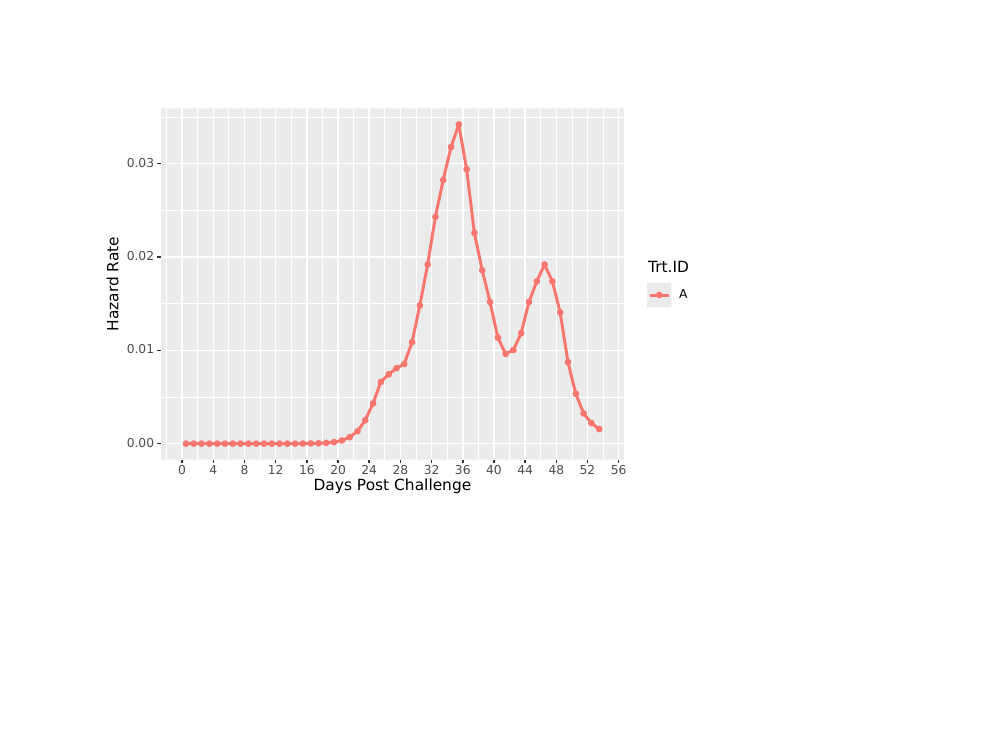
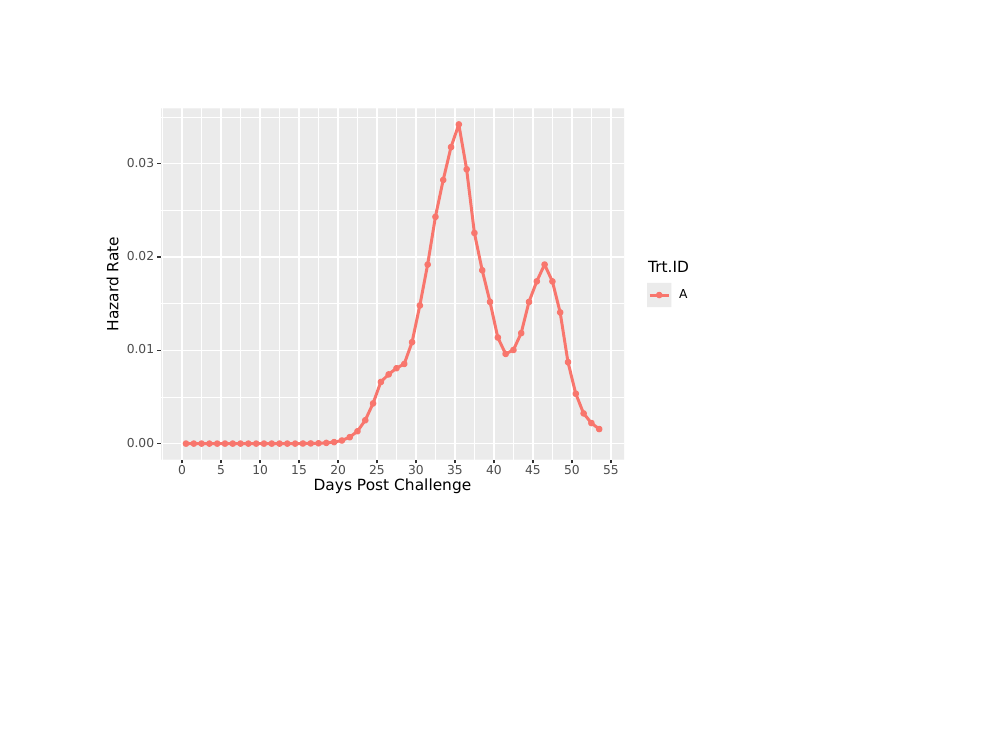
Before and after one commit to sean4andrew/safuncs, a slide deck: slide 1 of reference/ONDA_XX-Hazard-Curve.pptx. Drawn at 1008x756 pixels with LibreOffice and Linux fonts; fonts in the diff are those of the drawing. Boxes give left, top, right and bottom in pixels: in the first picture for what was removed or moved away, otherwise in the second. Text is boxed around its words. In the diff, an @@ line names an element or a change of style, - is before the commit and + after.

```diff
--- a/reference/ONDA_XX-Hazard-Curve.pptx
+++ b/reference/ONDA_XX-Hazard-Curve.pptx
@@ 6 freeform shapes: place and size @@
-6 freeform shapes at box(291, 109, 619, 464)
+6 freeform shapes at box(279, 109, 611, 464)
@@ freeform shape at box(513, 109, 513, 460): outline redrawn @@
@@ 7 freeform shapes: place and size @@
-7 freeform shapes at box(229, 109, 540, 464)
+7 freeform shapes at box(241, 109, 552, 464)
@@ 4 freeform shapes: place and size @@
-4 freeform shapes at box(198, 109, 354, 464)
+4 freeform shapes at box(202, 109, 358, 464)
@@ 5 freeform shapes: place and size @@
-5 freeform shapes at box(166, 109, 479, 464)
+5 freeform shapes at box(162, 109, 475, 464)
@@ 3 freeform shapes: place and size @@
-3 freeform shapes at box(431, 109, 448, 464)
+3 freeform shapes at box(416, 109, 435, 464)
@@ 4 freeform shapes: place and size @@
-4 freeform shapes at box(245, 109, 556, 464)
+4 freeform shapes at box(260, 109, 572, 464)
@@ group added at box(217, 465, 619, 474): 9 texts @@
+5
+10
+15
+25
+30
+35
+45
+50
+55
@@ group removed at box(209, 109, 627, 474): 12 texts, 8 freeform shapes @@
-4
-8
-12
-16
-24
-28
-32
-36
-44
-48
-52
-56
```
Also in this commit, not shown: 21 other files.
